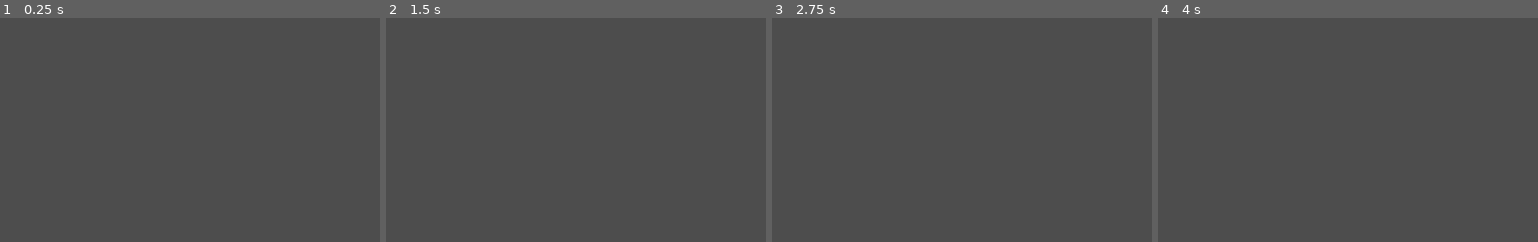
Above: before the commit, frames 1-4 (left to right).
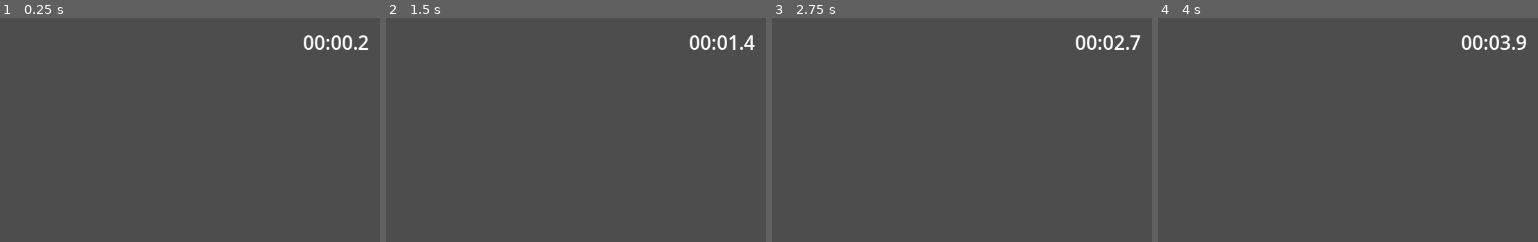
Above: after the commit, the same moments.

Repository: FaresCherif/bosshide
Game: Godot game, scene res://Scene.tscn
Two runs of this game, one before a commit and one after it. Both use one fixed random seed, a clock stepped at 60 frames per second and the inputs below.
Inputs (mouse positions are % of the whole screen's width and height, from its top left):
- Up to frame 1 (0.25 s): no input
- Up to frame 2 (1.5 s): tap Enter at 0.5 s; move the mouse to (71, 45) at 0.52 s; hold Right (move_right) 0.53-1.25 s; hold E (work) 0.53-1.25 s; click (71, 45) at 0.67 s; drag from (26, 55) to (42, 70) at 1.27 s
- Up to frame 3 (2.75 s): tap R (restart) at 2 s; move the mouse to (58, 28) at 2.02 s; hold Right (move_right) from 2.03 s (still down); hold Shift from 2.03 s (still down); tap E (work) at 2.3 s
- Up to frame 4 (4 s): release Right (move_right) at 2.75 s; release Shift at 2.75 s; drag from (42, 70) to (16, 35) at 2.77 s; tap R (restart) at 3.5 s; move the mouse to (79, 65) at 3.52 s; hold Left (move_left) from 3.53 s (still down); hold E (work) from 3.53 s (still down); tap Ctrl at 3.6 s
The pictures show only the part of the screen within x 50-100%, y 0-50%; the shares and areas given below are measured in that part.

The runs differ from the first frame. In frame 1, 0.6% of the frame differs, in the area x 79-97%, y 7-15%; in frame 2, 0.5%; in frame 3, 0.6%; in frame 4, 0.6%.

Commit message:
add level timer and time-based score shown at the goal

Diff:
--- a/Scene.tscn
+++ b/Scene.tscn
@@ -209,3 +209,16 @@
 theme_override_colors/font_color = Color(0.95, 0.8, 0.1, 1)
 theme_override_font_sizes/font_size = 28
 text = "Key"
+
+[node name="Chrono" type="Label" parent="Interface"]
+anchors_preset = 1
+anchor_left = 1.0
+anchor_right = 1.0
+offset_left = -176.0
+offset_top = 16.0
+offset_right = -16.0
+offset_bottom = 56.0
+grow_horizontal = 0
+theme_override_font_sizes/font_size = 28
+text = "00:00.0"
+horizontal_alignment = 2
--- a/level/level.gd
+++ b/level/level.gd
@@ -1,7 +1,10 @@
 extends Node2D
+
+const SUCCESS_TEXT := "Well done, you made it to the toilets!\nTime: %s - Score: %d\nPress R to play again"
 
 var _progress := LevelProgress.new()
 var _door_key := DoorKey.new()
+var _score := LevelScore.new()
 
 @onready var _player: CharacterBody2D = $Player
 @onready var _goal: Area2D = $Arrivee
@@ -13,12 +16,22 @@
 @onready var _key_indicator: Label = $Interface/IndicateurCle
 @onready var _success_message: Label = $Interface/MessageSucces
 @onready var _game_over_message: Label = $Interface/MessageGameOver
+@onready var _chrono: Label = $Interface/Chrono
 
 
 func _ready() -> void:
 	_goal.body_entered.connect(_on_arrivee_body_entered)
 	_manager.body_spotted.connect(_on_manager_body_spotted)
 	_patrolling_manager.body_spotted.connect(_on_manager_body_spotted)
+
+
+func _physics_process(delta: float) -> void:
+	_score.update(delta)
+	_refresh_chrono()
+
+
+func _refresh_chrono() -> void:
+	_chrono.text = LevelScore.format_time(_score.elapsed())
 
 
 func _unhandled_input(event: InputEvent) -> void:
@@ -55,8 +68,9 @@
 	if body != _player:
 		return
 	_progress.reach_goal()
+	_freeze_level()
+	_success_message.text = SUCCESS_TEXT % [LevelScore.format_time(_score.elapsed()), _score.score()]
 	_success_message.visible = not _progress.is_game_over()
-	_freeze_level()
 
 
 func _on_manager_body_spotted(body: Node2D) -> void:
@@ -68,6 +82,8 @@
 
 
 func _freeze_level() -> void:
+	_score.stop()
+	_refresh_chrono()
 	_player.set_physics_process(_progress.can_move())
 	_manager.set_physics_process(_progress.can_move())
 	_patrolling_manager.set_physics_process(_progress.can_move())
--- /dev/null
+++ b/level/level_score.gd
@@ -0,0 +1,34 @@
+class_name LevelScore
+extends RefCounted
+
+const BASE_SCORE := 1000
+const POINTS_PER_SECOND := 10
+
+var _elapsed := 0.0
+var _running := true
+
+
+func update(delta: float) -> void:
+	if _running:
+		_elapsed += delta
+
+
+func stop() -> void:
+	_running = false
+
+
+func elapsed() -> float:
+	return _elapsed
+
+
+# Le score baisse avec le temps, sans descendre sous zero
+func score() -> int:
+	return maxi(0, BASE_SCORE - int(_elapsed * POINTS_PER_SECOND))
+
+
+# Temps au format MM:SS.d (dixiemes tronques)
+static func format_time(seconds: float) -> String:
+	var tenths := int(seconds * 10.0)
+	var minutes := tenths / 600
+	var secs := (tenths / 10) % 60
+	return "%02d:%02d.%d" % [minutes, secs, tenths % 10]
--- a/tests/unit/test_level.gd
+++ b/tests/unit/test_level.gd
@@ -525,3 +525,59 @@
 	await _move_right_for(30)
 
 	assert_gt(player.position.x, level.get_node("Porte").position.x, "Le joueur doit traverser la porte ouverte")
+
+
+func test_le_chrono_affiche_zero_au_depart() -> void:
+	var chrono: Label = _instantiate_level().get_node_or_null("Interface/Chrono")
+	assert_not_null(chrono, "Le niveau doit afficher un chrono")
+	assert_eq(chrono.text, "00:00.0", "Le chrono doit partir de zero")
+
+
+func test_le_chrono_avance_pendant_le_jeu() -> void:
+	var level: Node = add_child_autofree(_load_level())
+	await wait_physics_frames(10)
+	assert_ne(level.get_node("Interface/Chrono").text, "00:00.0", "Le chrono doit avancer")
+
+
+func test_le_chrono_s_arrete_a_l_arrivee() -> void:
+	var level: Node = add_child_autofree(_load_level())
+	level.get_node("Player").position = level.get_node("Arrivee").position
+	await wait_physics_frames(5)
+	var text: String = level.get_node("Interface/Chrono").text
+
+	await wait_physics_frames(10)
+
+	assert_eq(level.get_node("Interface/Chrono").text, text, "Le chrono doit s'arreter a l'arrivee")
+
+
+func test_le_chrono_s_arrete_au_game_over() -> void:
+	var level: Node = add_child_autofree(_load_level())
+	level.get_node("Player").position = level.get_node("Manager").position + LEFT_SECTOR_OFFSET
+	await wait_physics_frames(5)
+	assert_true(level.get_node("Interface/MessageGameOver").visible, "Le joueur doit etre repere")
+	var text: String = level.get_node("Interface/Chrono").text
+
+	await wait_physics_frames(10)
+
+	assert_eq(level.get_node("Interface/Chrono").text, text, "Le chrono doit s'arreter au game over")
+
+
+func test_le_message_de_succes_affiche_le_temps_et_le_score() -> void:
+	var level: Node = add_child_autofree(_load_level())
+	level.get_node("Player").position = level.get_node("Arrivee").position
+	await wait_physics_frames(5)
+
+	var message: Label = level.get_node("Interface/MessageSucces")
+	assert_string_contains(message.text, "Well done, you made it to the toilets!")
+	assert_string_contains(message.text, "Time: " + level.get_node("Interface/Chrono").text)
+	assert_string_contains(message.text, "Score: ")
+
+
+func test_le_message_de_game_over_n_affiche_pas_de_score() -> void:
+	var level: Node = add_child_autofree(_load_level())
+	level.get_node("Player").position = level.get_node("Manager").position + LEFT_SECTOR_OFFSET
+	await wait_physics_frames(5)
+
+	var message: Label = level.get_node("Interface/MessageGameOver")
+	assert_true(message.visible, "Le joueur doit etre repere")
+	assert_false(message.text.contains("Score"), "Le game over ne doit pas afficher de score")
--- /dev/null
+++ b/tests/unit/test_level_score.gd
@@ -0,0 +1,46 @@
+extends GutTest
+
+
+func test_au_depart_le_chrono_est_a_zero_et_le_score_au_maximum() -> void:
+	var score := LevelScore.new()
+	assert_eq(score.elapsed(), 0.0, "Le chrono doit etre a zero au depart")
+	assert_eq(score.score(), LevelScore.BASE_SCORE, "Le score doit etre au maximum au depart")
+
+
+func test_update_cumule_le_temps() -> void:
+	var score := LevelScore.new()
+	score.update(1.5)
+	score.update(2.0)
+	assert_almost_eq(score.elapsed(), 3.5, 0.0001, "Le chrono doit cumuler le temps")
+
+
+func test_stop_fige_le_chrono() -> void:
+	var score := LevelScore.new()
+	score.update(2.0)
+	score.stop()
+	score.update(5.0)
+	assert_almost_eq(score.elapsed(), 2.0, 0.0001, "Le chrono arrete ne doit plus avancer")
+
+
+func test_le_score_baisse_avec_le_temps() -> void:
+	var score := LevelScore.new()
+	score.update(12.34)
+	assert_eq(score.score(), 877, "Le score doit perdre 10 points par seconde")
+
+
+func test_le_score_ne_descend_pas_sous_zero() -> void:
+	var score := LevelScore.new()
+	score.update(500.0)
+	assert_eq(score.score(), 0, "Le score ne doit pas etre negatif")
+
+
+func test_format_du_temps_a_zero() -> void:
+	assert_eq(LevelScore.format_time(0.0), "00:00.0")
+
+
+func test_format_du_temps_en_secondes() -> void:
+	assert_eq(LevelScore.format_time(12.34), "00:12.3")
+
+
+func test_format_du_temps_en_minutes() -> void:
+	assert_eq(LevelScore.format_time(75.5), "01:15.5")
Not shown, changed: CLAUDE.md
Not shown, changed: ROADMAP.md
